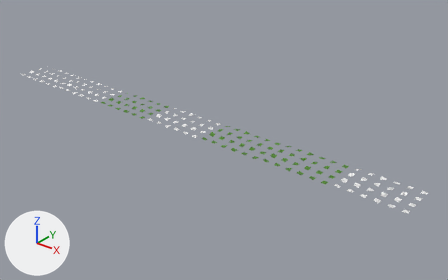
Renders of the Blender file terrain/terrain_toyland.blend from each side of a commit.
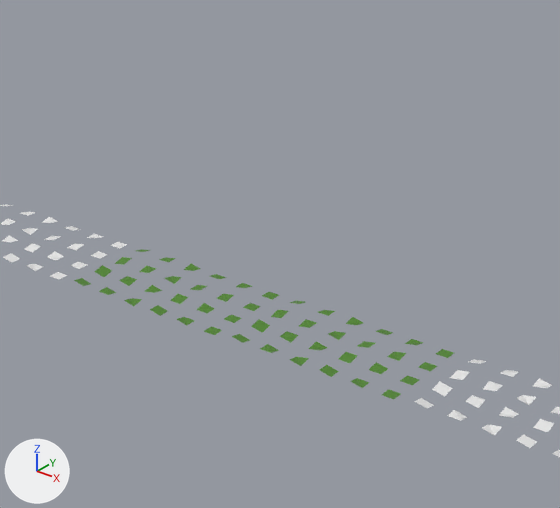
Each version is shown whole from a camera (50 mm lens) standing at (60.6, -169.5, 107.9) and looking at (-87.2, 15.3, -6.6), then close up on the part from 38% to 87% of the width and 10% to 81% of the height. The lights are fixed; the arrows at lower left show +X, +Y and +Z.
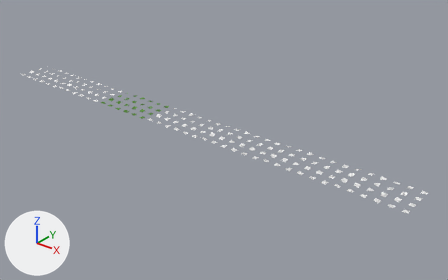
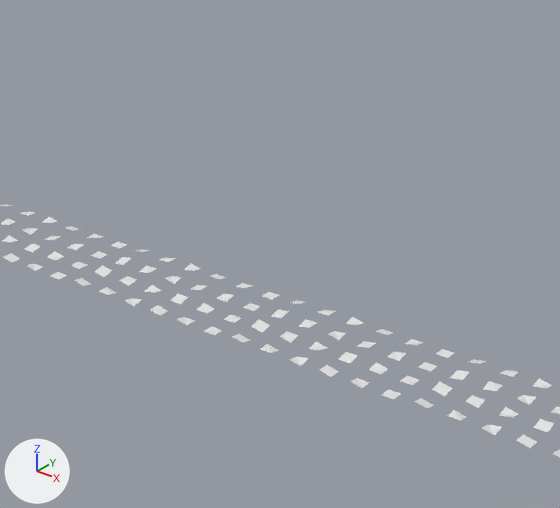
Changed parts and their boxes (x1, y1, x2, y2) in the close-ups (560 x 508 px):
'Plane.009', recoloured (green to white)
    both: (74, 249, 454, 399)
'Plane.001', recoloured (green to white)
    both: (74, 249, 279, 335)

The change, as a list of edits to the scene's bpy script:
```text
Add mat_grass_toyland_gr1:
    mat_grass_toyland_gr1 = bpy.data.materials.new('Grass_Toyland_Gr1')
Add mat_grass_toyland_gr2:
    mat_grass_toyland_gr2 = bpy.data.materials.new('Grass_Toyland_Gr2')
Change me_plane_010:
    where me_plane_010.from_pydata(...)  # 96 vertices, 36 faces; spans x -26.0..1.0, y -1.0..16.0, z 0.0..1.0
    remove me_plane_010.materials.append(mat_grass_toyland3)  # green #4f852a
    add me_plane_010.materials.append(mat_grass_toyland_gr2)
Change me_plane_009:
    where me_plane_009.from_pydata(...)  # 96 vertices, 36 faces; spans x -26.0..1.0, y -1.0..16.0, z 0.0..1.0
    remove me_plane_009.materials.append(mat_grass_toyland2)  # green #4f852a
    add me_plane_009.materials.append(mat_grass_toyland_gr1)
```
